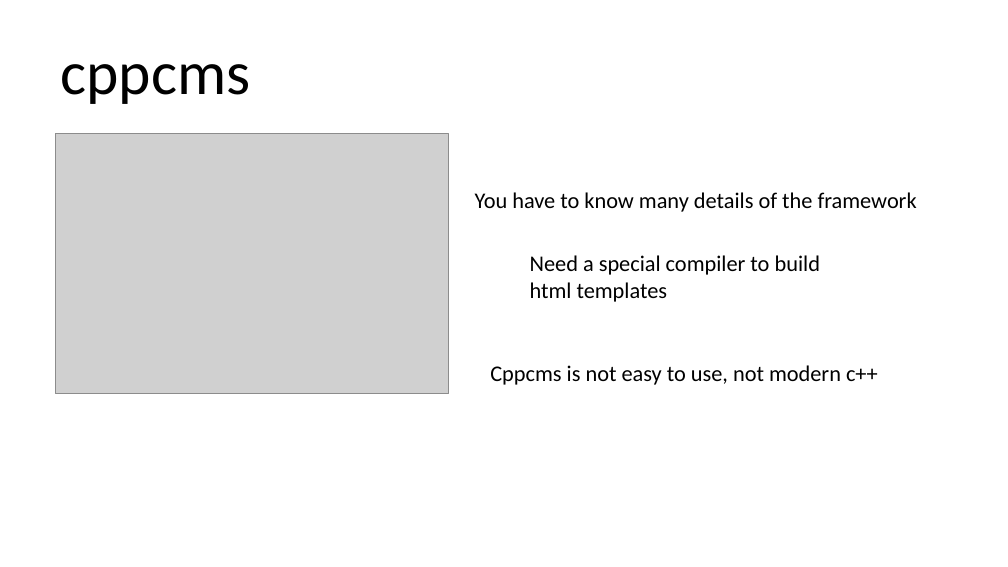
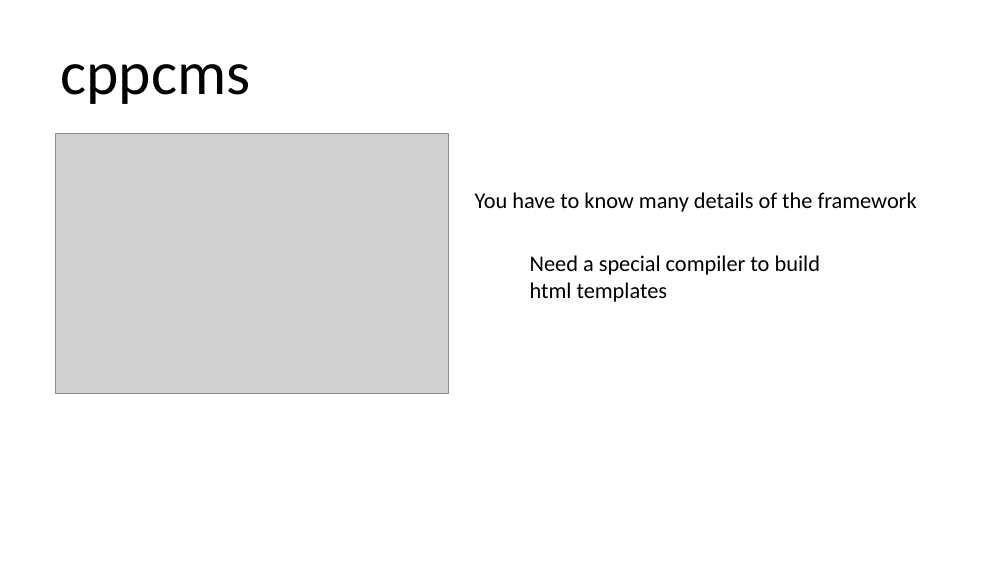
Before and after one commit to qicosmos/cppcon2018, a slide deck: slide 8 of cppcon2018.pptx. Drawn at 1008x567 pixels with LibreOffice and Linux fonts; fonts in the diff are those of the drawing; grey boxes stand for pictures. Boxes give left, top, right and bottom in pixels: in the first picture for what was removed or moved away, otherwise in the second. Text is boxed around its words. In the diff, an @@ line names an element or a change of style, - is before the commit and + after.

```diff
--- a/cppcon2018.pptx
+++ b/cppcon2018.pptx
@@ text removed at box(490, 365, 878, 385) @@
-Cppcms is not easy to use, not modern c++
```
Also in this commit, not shown: 12 other slides changed, 4 slides removed.
